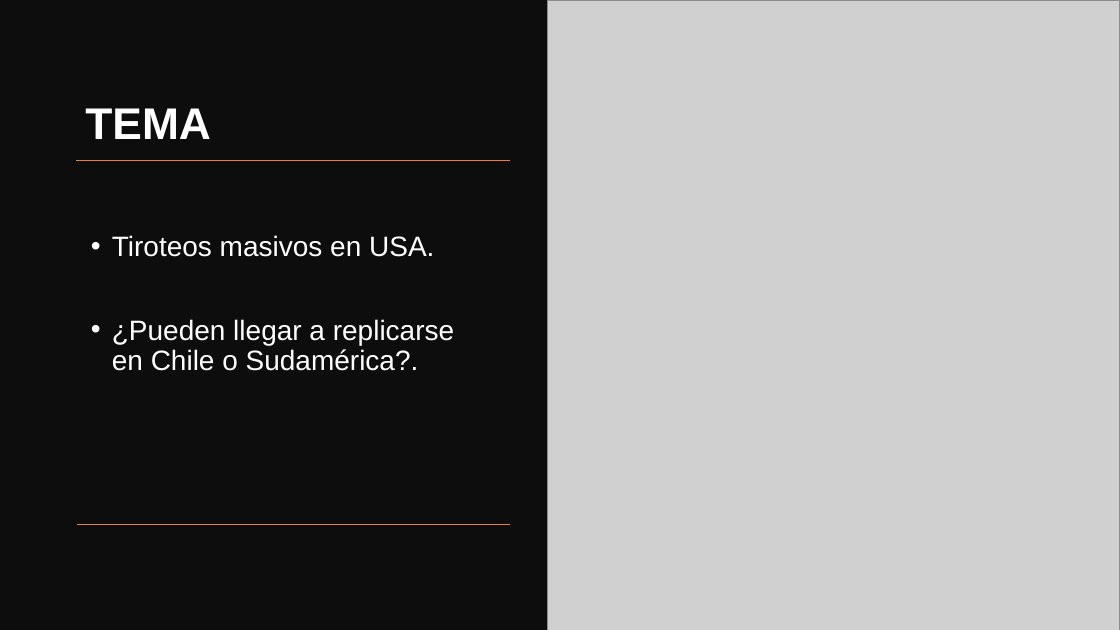
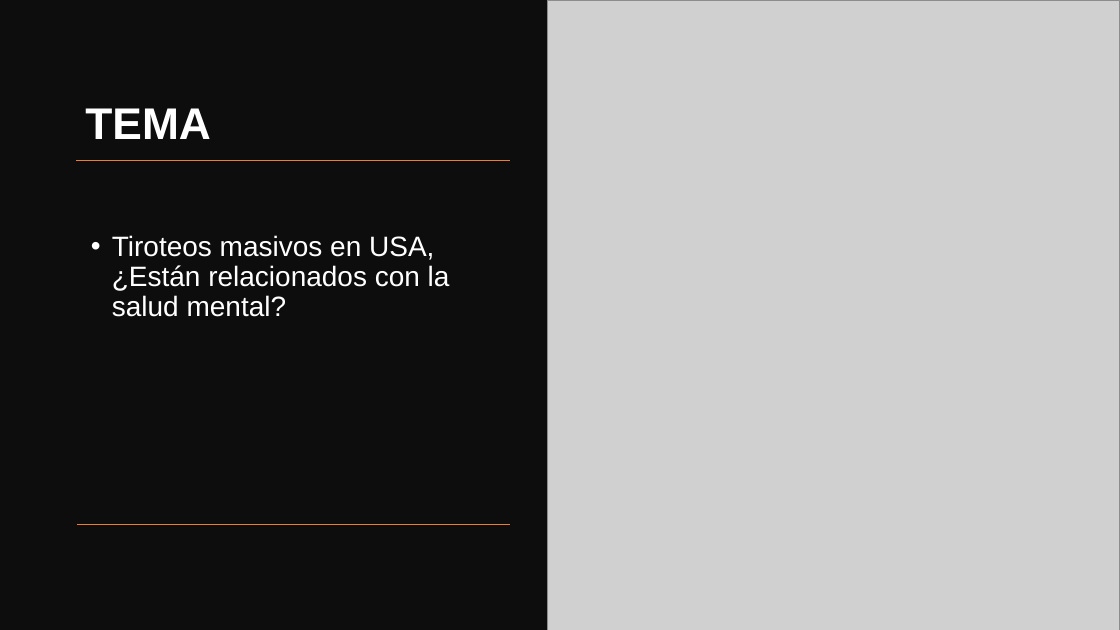
Before and after one commit to panxolopez/proyecto_mineria, a slide deck: slide 2 of Presentacion_2.pptx. Drawn at 1120x630 pixels with LibreOffice and Linux fonts; fonts in the diff are those of the drawing; grey boxes stand for pictures. Boxes give left, top, right and bottom in pixels: in the first picture for what was removed or moved away, otherwise in the second. Text is boxed around its words. In the diff, an @@ line names an element or a change of style, - is before the commit and + after.

```diff
--- a/Presentacion_2.pptx
+++ b/Presentacion_2.pptx
@@ text at bbox=[112, 235, 450, 317]: text changed @@
-• Tiroteos masivos en USA.
-• ¿Pueden llegar a replicarse en Chile o Sudamérica?.
+• Tiroteos masivos en USA, ¿Están relacionados con la salud mental?
```
Also in this commit, not shown: 1 other slide changed, 2 slides added, 3 slides removed.
